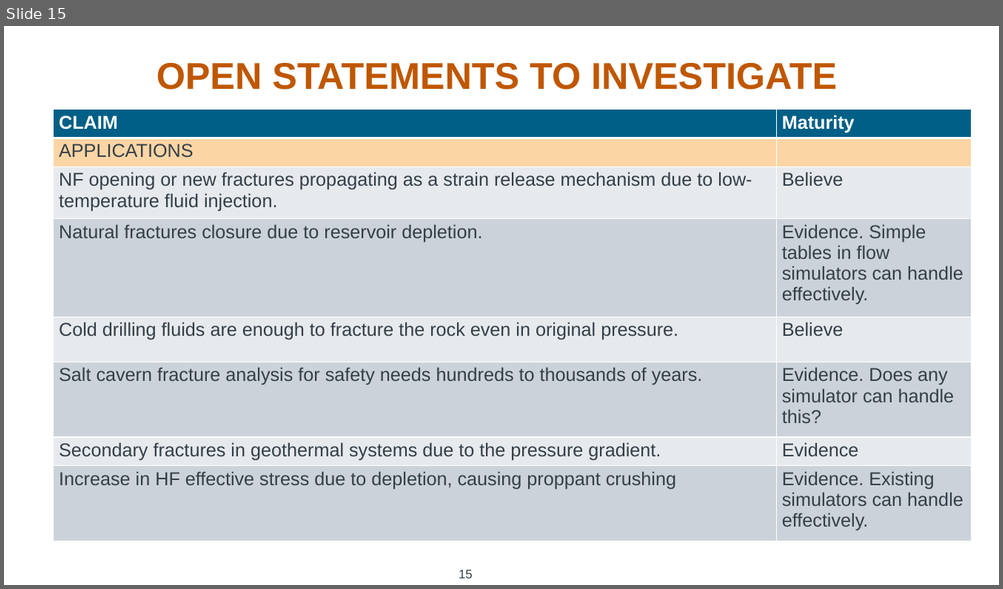
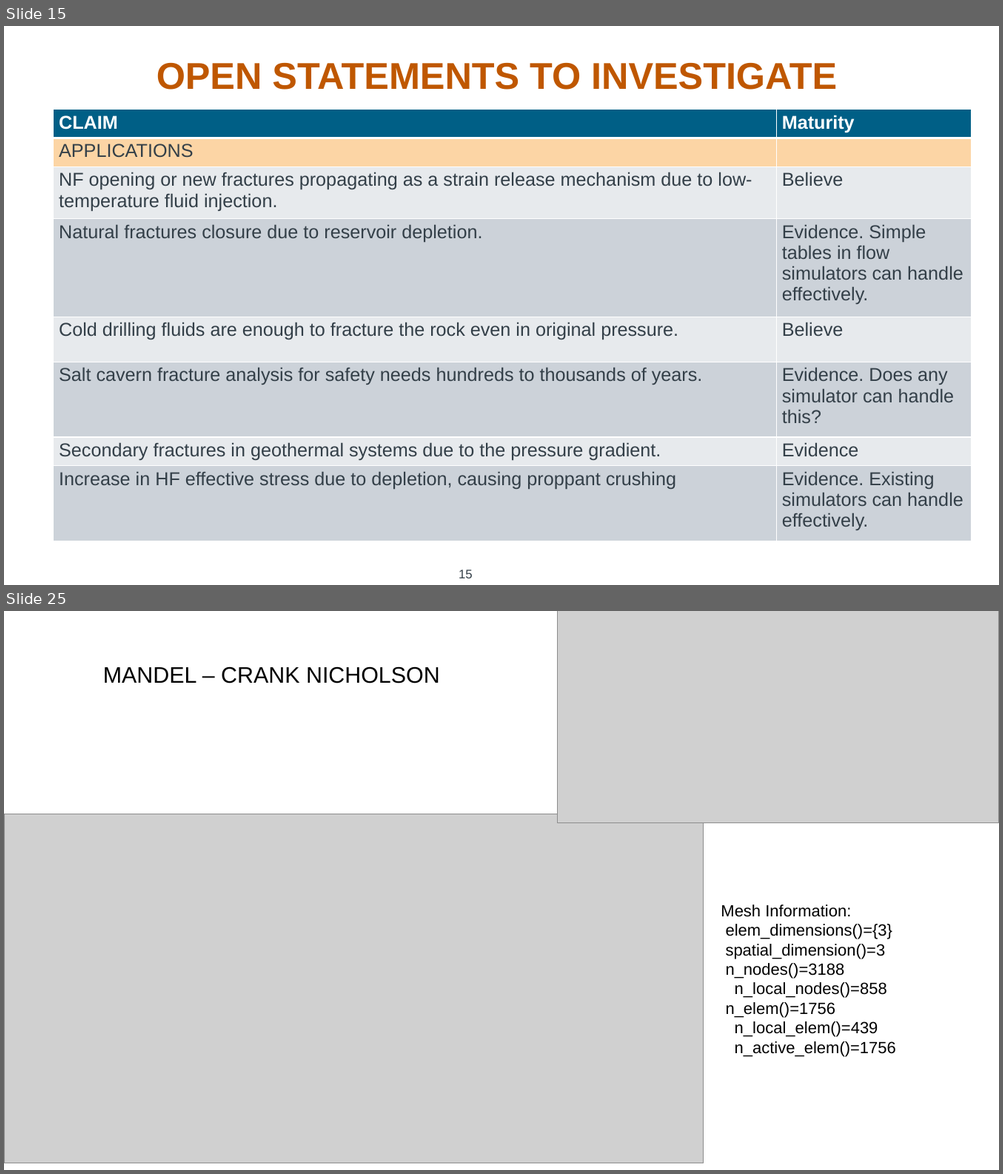
Before and after one commit to rebpoli/Doutorado, a slide deck: Research/Meeting/2024-05-03 - Lee Chin Visit/2024-05-07-Dynamic fracture - discussion with Lee Chin.pptx. Shown one above the other, each under a label of ours: slide 15 before the commit, slides 15 and 25 after it; the slides between them are not shown. The pictures are 1003x589 and 1003x1174 pixels, drawn with LibreOffice and Linux fonts; fonts in the diff are those of the drawing; grey boxes stand for pictures; background and template pictures are left out. Boxes give left, top, right and bottom in pixels: in the first picture for what was removed or moved away, otherwise in the second. Text is boxed around its words. In the diff, an @@ line names an element or a change of style, - is before the commit and + after.

```diff
--- a/Research/Meeting/2024-05-03 - Lee Chin Visit/2024-05-07-Dynamic fracture - discussion with Lee Chin.pptx
+++ b/Research/Meeting/2024-05-03 - Lee Chin Visit/2024-05-07-Dynamic fracture - discussion with Lee Chin.pptx
@@ slide 25 added at [4,611,999,1170], background #FFFFFF @@
@@ picture added at [558,611,999,823] @@
@@ text added at [103,667,440,684], 21.8 pt, text #000000 @@
+MANDEL – CRANK NICHOLSON
@@ picture added at [4,814,703,1164] @@
@@ text added at [720,905,896,1057], 15.7 pt, text #000000 @@
+Mesh Information:
+elem_dimensions()={3}
+spatial_dimension()=3
+n_nodes()=3188
+n_local_nodes()=858
+n_elem()=1756
+n_local_elem()=439
+n_active_elem()=1756
```
Also in this commit, not shown: 10 other slides added.
